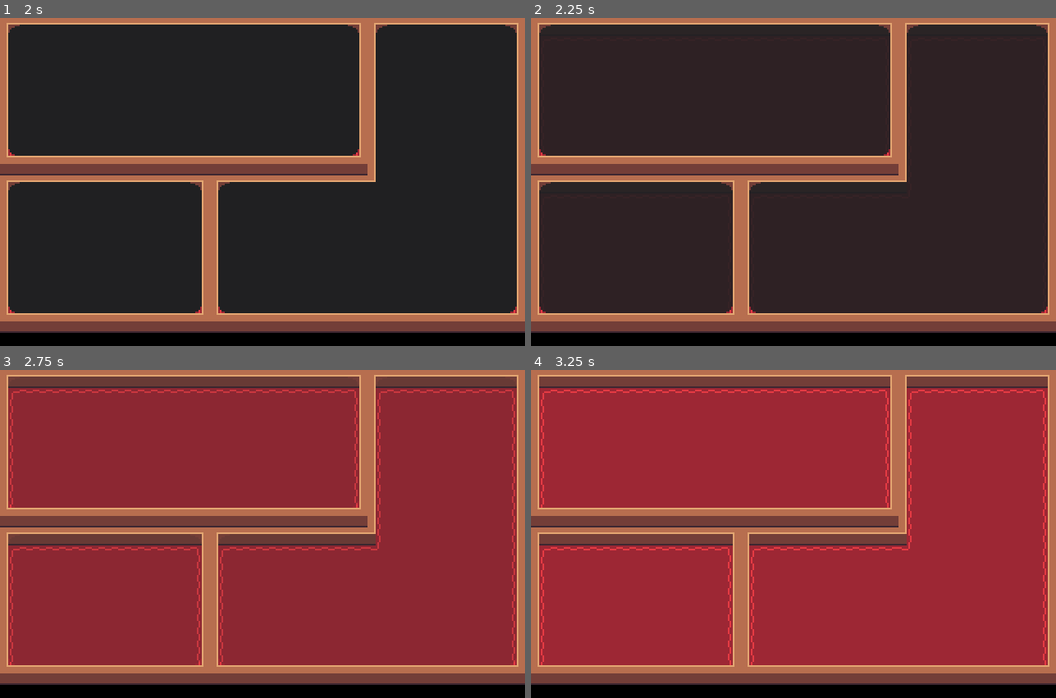
Above: before the commit, frames 1-4 (two rows, left to right).
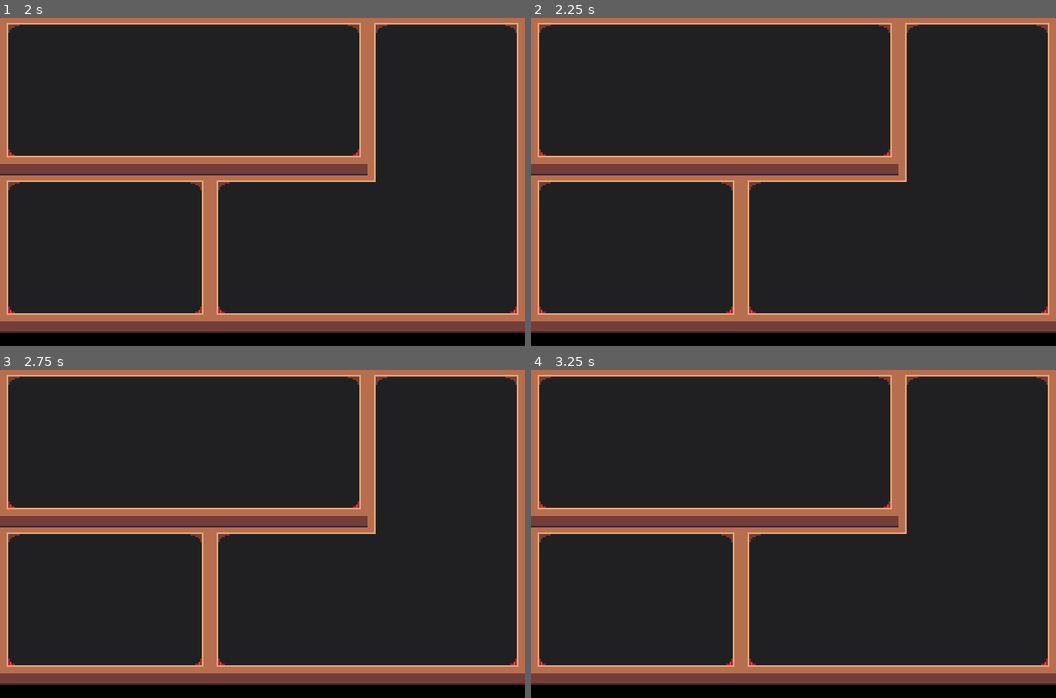
Above: after the commit, the same moments.

Repository: GodotNuts/GodotTemplateProject
Game: Godot game, scene res://scenes/hotels/HotelCharleston.tscn
Two runs of this game, one before a commit and one after it. Both use one fixed random seed, a clock stepped at 60 frames per second and the inputs below.
Inputs:
- Up to frame 1 (2 s): tap Enter at 0.5 s; hold Right (ui_right) 0.53-1.28 s; tap Space (ui_select) at 0.6, 0.77, 1.07, 1.25, 1.35, 1.52, 1.82 s; hold Down (ui_down) from 1.28 s (still down)
- Up to frame 2 (2.25 s): tap Enter at 2 s; release Down (ui_down) at 2.03 s; hold Right (ui_right) from 2.03 s (still down); tap Space (ui_select) at 2.1 s
- Up to frame 3 (2.75 s): keep holding Right (ui_right)
- Up to frame 4 (3.25 s): release Right (ui_right) at 2.78 s; hold Up (ui_up) from 2.78 s (still down); tap Space (ui_select) at 2.85, 3.02 s

Frame 1 is identical in both runs. In frame 3, 77% of the frame differs, in the area x 1-99%, y 2-90%; in frame 4, 77%.

Commit message:
Adding player

Diff:
--- /dev/null
+++ b/globals/GlobalProperties.gd
@@ -0,0 +1,3 @@
+extends Node
+
+const Gravity = 9.8 * 30
--- a/project.godot
+++ b/project.godot
@@ -14,6 +14,10 @@
 run/main_scene="res://scenes/hotels/HotelCharleston.tscn"
 config/icon="res://icon.png"
 
+[autoload]
+
+GlobalProperties="*res://globals/GlobalProperties.gd"
+
 [display]
 
 window/size/width=320
@@ -23,6 +27,14 @@
 window/stretch/mode="2d"
 window/stretch/aspect="keep"
 
+[importer_defaults]
+
+texture={
+"detect_3d": false,
+"flags/filter": false,
+"process/premult_alpha": true
+}
+
 [physics]
 
 common/enable_pause_aware_picking=true
--- a/scenes/players/Player.tscn
+++ b/scenes/players/Player.tscn
@@ -1,9 +1,22 @@
-[gd_scene format=2]
+[gd_scene load_steps=4 format=2]
+
+[ext_resource path="res://assets/art/characters/player.png" type="Texture" id=1]
+[ext_resource path="res://scripts/characters/Player.gd" type="Script" id=2]
+
+[sub_resource type="CapsuleShape2D" id=1]
+radius = 5.0
+height = 4.0
 
 [node name="Player" type="KinematicBody2D"]
+script = ExtResource( 2 )
 
-[node name="Sprite" type="Sprite" parent="."]
+[node name="Body" type="Node2D" parent="."]
+
+[node name="Sprite" type="Sprite" parent="Body"]
+texture = ExtResource( 1 )
 
 [node name="CollisionShape2D" type="CollisionShape2D" parent="."]
+position = Vector2( -1, 9 )
+shape = SubResource( 1 )
 
 [node name="AnimationPlayer" type="AnimationPlayer" parent="."]
--- /dev/null
+++ b/scripts/characters/Player.gd
@@ -0,0 +1,21 @@
+extends KinematicBody2D
+
+export (float) var MoveSpeed
+export (bool) var CanJump
+export (float) var JumpStrength
+
+var _in_air = false
+var _velocity = Vector2.ZERO
+onready var _body = $Body
+
+func _physics_process(delta: float) -> void:
+    var direction = Input.get_vector("ui_left", "ui_right", "ui_up", "ui_down").normalized()
+    var jumped = CanJump and Input.is_action_just_pressed("ui_select")
+    if jumped or _in_air:
+        if jumped and not _in_air:
+            _velocity = -Vector2.UP * JumpStrength
+        _body.global_position.y += _velocity.y + GlobalProperties.Gravity * delta
+        if _body.global_position.y >= 0.0:
+            _in_air = false
+            _body.global_position.y = 0.0
+            _velocity.y = 0
--- a/scripts/hotels/HotelRoom.gd
+++ b/scripts/hotels/HotelRoom.gd
@@ -1,10 +1,3 @@
 extends Node2D
 
 onready var _floor = $FloorAndWalls
-
-func _ready() -> void:
-    yield(get_tree().create_timer(2.0), "timeout")
-    _floor.remove_fog()
-    yield(_floor, "room_visibility_changed")
-    yield(get_tree().create_timer(3.0), "timeout")
-    _floor.show_fog()
Binary file added: assets/art/characters/player.png
Not shown, added: assets/art/characters/player.png.import
